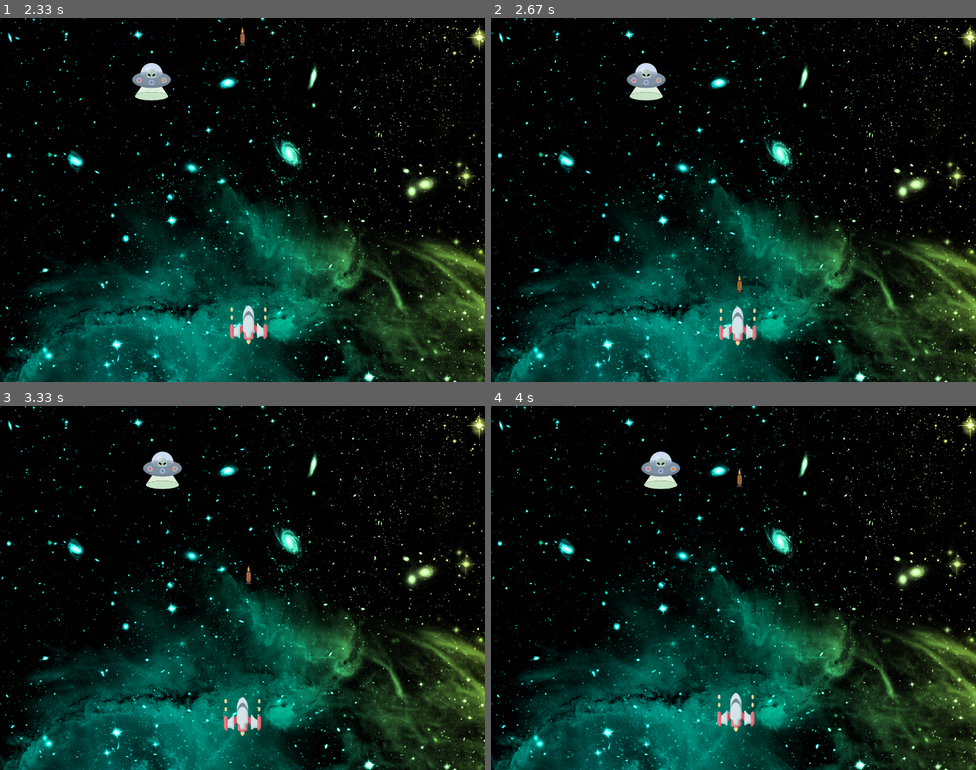
Above: before the commit, frames 1-4 (two rows, left to right).
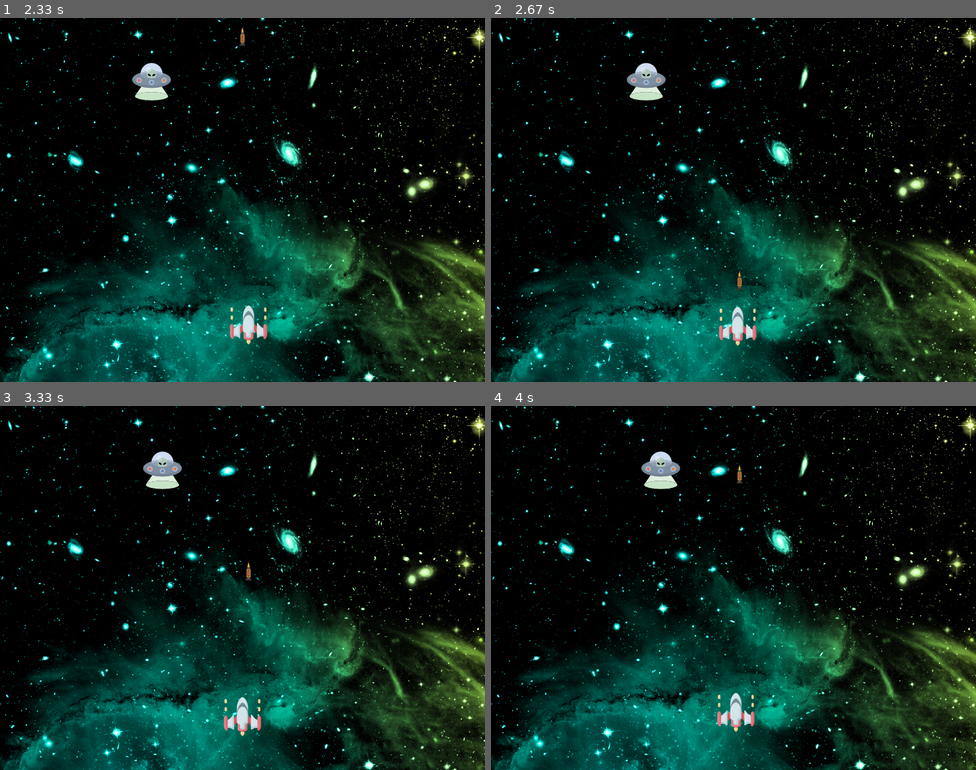
Above: after the commit, the same moments.

Repository: nieonek/crashcoursepython
Game: pygame game, started from PYGAME.py
Same seed, same stepped clock (60 frames per second), same inputs: the game is played once before the commit and once after it.
Inputs:
- Up to frame 1 (2.33 s): tap Space at 0.33, 0.73, 1.03, 1.23, 1.57, 1.87, 2.07 s; hold Right 0.67-1.13 s; hold Up 1.17-1.47 s; hold Right 1.5-1.97 s; hold Left from 2 s (still down)
- Up to frame 2 (2.67 s): tap Space at 2.37, 2.63 s; release Left at 2.53 s; hold Down from 2.57 s (still down)
- Up to frame 3 (3.33 s): release Down at 2.87 s; hold Left 2.9-3.3 s; tap Space at 2.97, 3.27 s
- Up to frame 4 (4 s): hold Up 3.33-3.7 s; tap Space at 3.4, 3.8 s; hold Right from 3.73 s (still down)

Frame 1 is identical in both runs. In frame 2, less than 0.1% of the frame differs, in the area x 50-52%, y 69-76%; in frame 3, less than 0.1%; in frame 4, less than 0.1%.

Commit message:
spowolnilem ruch w dol (wczensiej po prostu blyskawicznie zjezdzal na sam dol), teraz jednoczesnie obniza sie w dol jadac lewo/prawo. Nie wiem jak zorbic aby poruszal sie jak w klasycznym SI czyli do konca lewo/prawo + przeskok o iles w dol i znowu tylko poziomo
+dodalem tlo i zmienilem z czarna na kolorowa ikonke ufojutka

+strzaly nie poruszaja sie juz razem ze statkiem (ale zawsze wylatuja z linii 480 i nie uzwgledniaja ze w mojej wersji chce moc ruszac statkiem przod tyl tez

Diff:
--- a/PYGAME.py
+++ b/PYGAME.py
@@ -73,6 +73,7 @@
             if event.key == pygame.K_SPACE:
                 if bullet_state is "ready":
                     bulletX = playerX
+                    bulletY = playerY
                     fire_bullet(bulletX, bulletY)
 
         if event.type == pygame.KEYUP:
